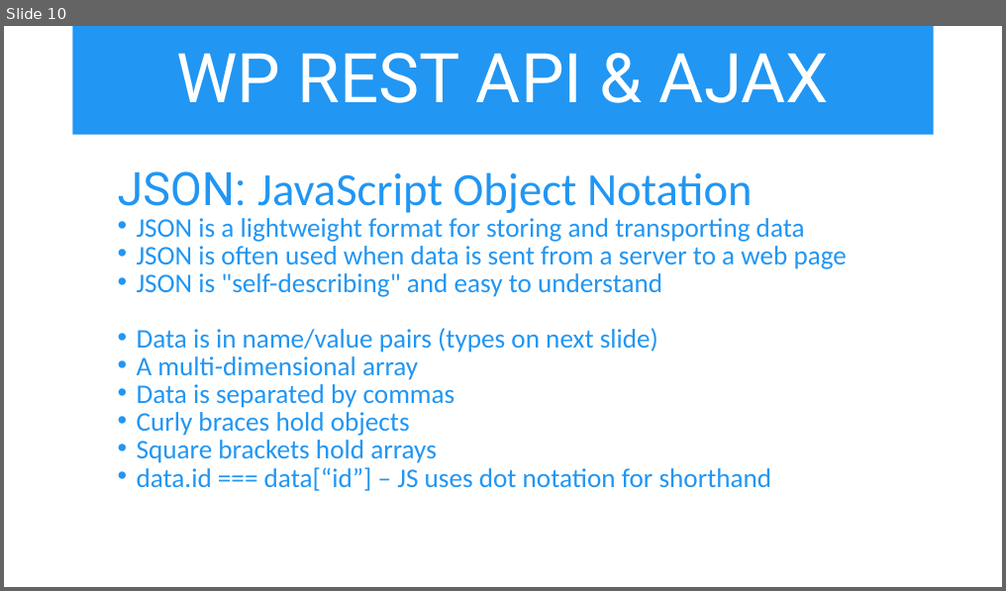
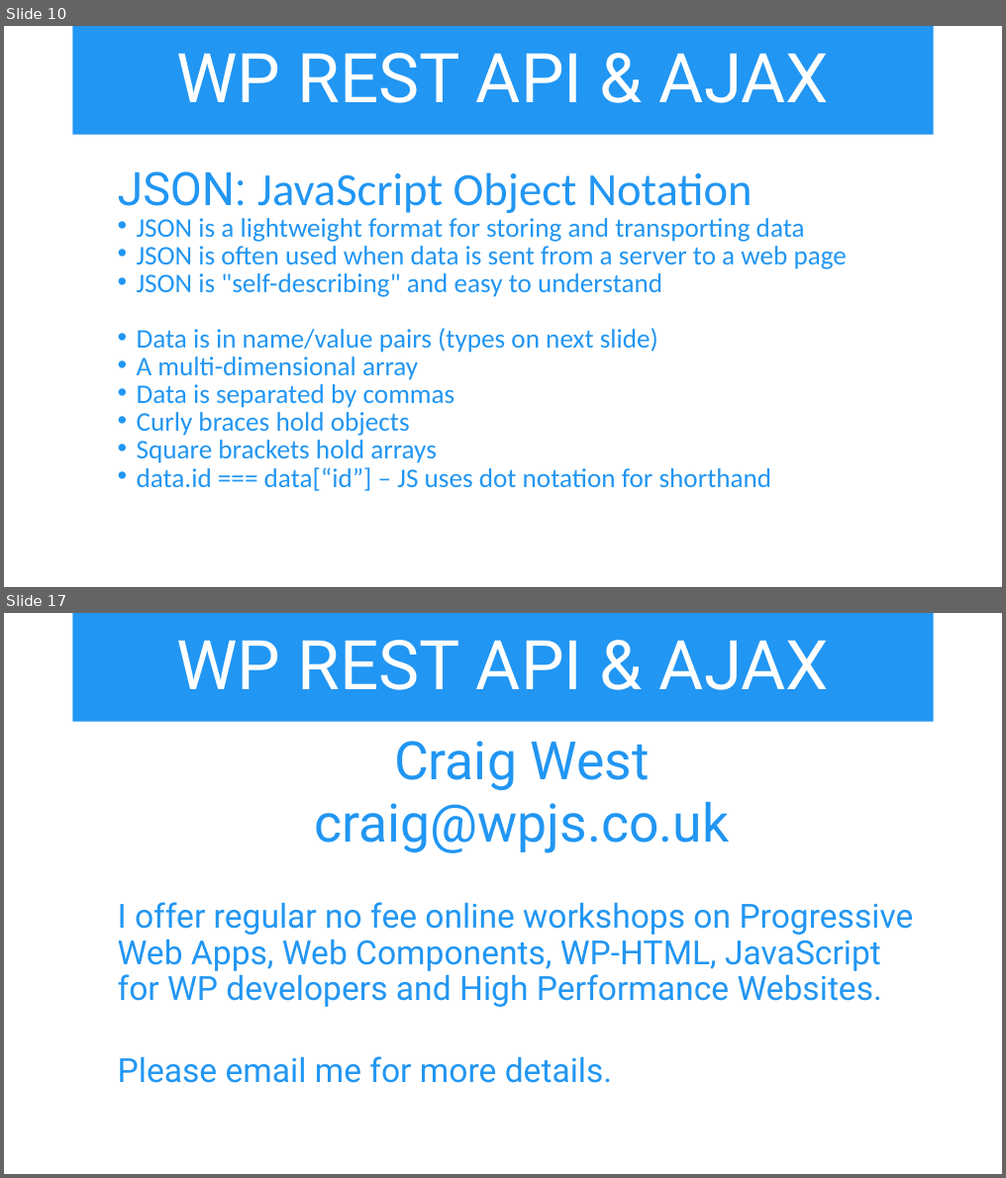
Before and after one commit to iwswordpress/rest, a slide deck: rest-api-workshop.pptx. Shown one above the other, each under a label of ours: slide 10 before the commit, slides 10 and 17 after it; the slides between them are not shown. The pictures are 1006x591 and 1006x1178 pixels, drawn with LibreOffice and Linux fonts; fonts in the diff are those of the drawing. Boxes give left, top, right and bottom in pixels: in the first picture for what was removed or moved away, otherwise in the second. Text is boxed around its words. In the diff, an @@ line names an element or a change of style, - is before the commit and + after.

Commit message:
ADD WP-HTML to slides

```diff
--- a/rest-api-workshop.pptx
+++ b/rest-api-workshop.pptx
@@ slide 17 added at (4,613,1002,1174), background #FFFFFF @@
@@ title added at (73,613,934,722), fill #2196F3, 66 pt, text #FFFFFF @@
+WP REST API & AJAX
@@ text added at (118,741,914,1083), 32 pt, text #2196F3 @@
+  Craig West
+  craig@wpjs.co.uk
+  I offer regular no fee online workshops on Progressive Web Apps, Web Components, WP-HTML, JavaScript for WP developers and High Performance Websites.
+  Please email me for more details.
```
Also in this commit, not shown: 2 slides changed, 5 other slides added, 2 other files.
